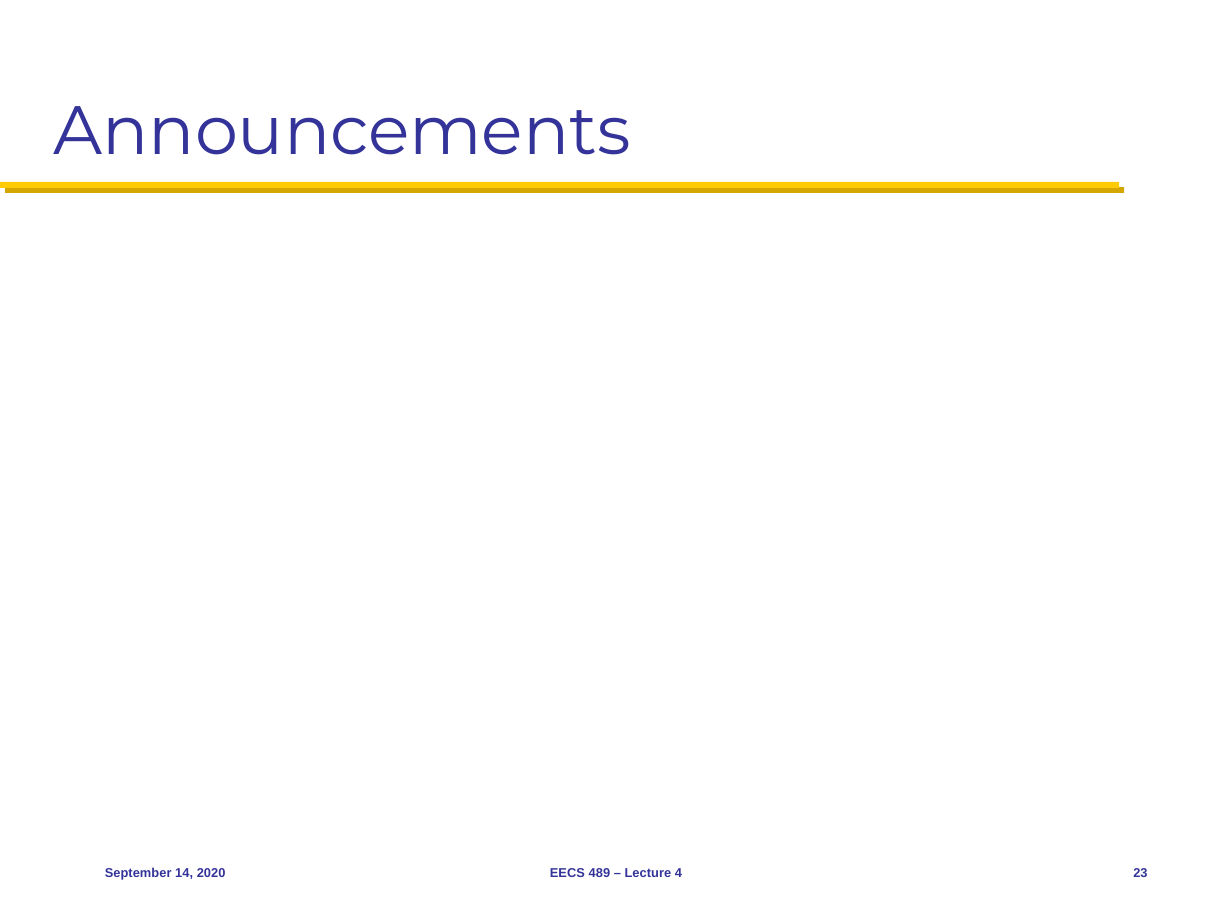
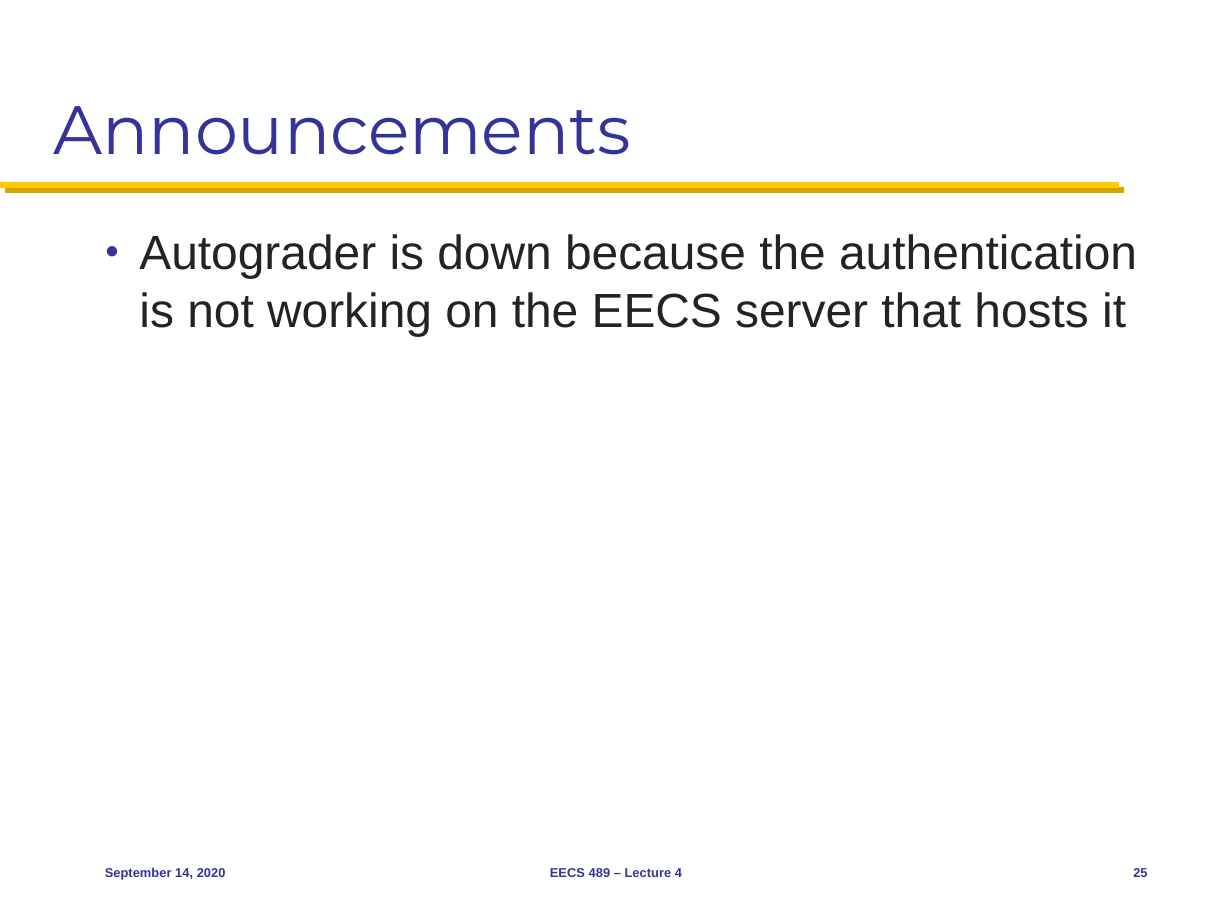
Before and after one commit to mosharaf/eecs489, a slide deck: slide 25 of Slides/091420.pptx (slide 23 before the commit). Drawn at 1232x924 pixels with LibreOffice and Linux fonts; fonts in the diff are those of the drawing. Boxes give left, top, right and bottom in pixels: in the first picture for what was removed or moved away, otherwise in the second. Text is boxed around its words. In the diff, an @@ line names an element or a change of style, - is before the commit and + after.

```diff
--- a/Slides/091420.pptx
+++ b/Slides/091420.pptx
@@ text added at [139,234,1137,336], 28 pt, text #232323 @@
+● Autograder is down because the authentication is not working on the EECS server that hosts it
@@ page number at [1133,868,1147,877]: text changed @@
-23
+25
```
Also in this commit, not shown: 4 other slides changed, 2 slides added.
